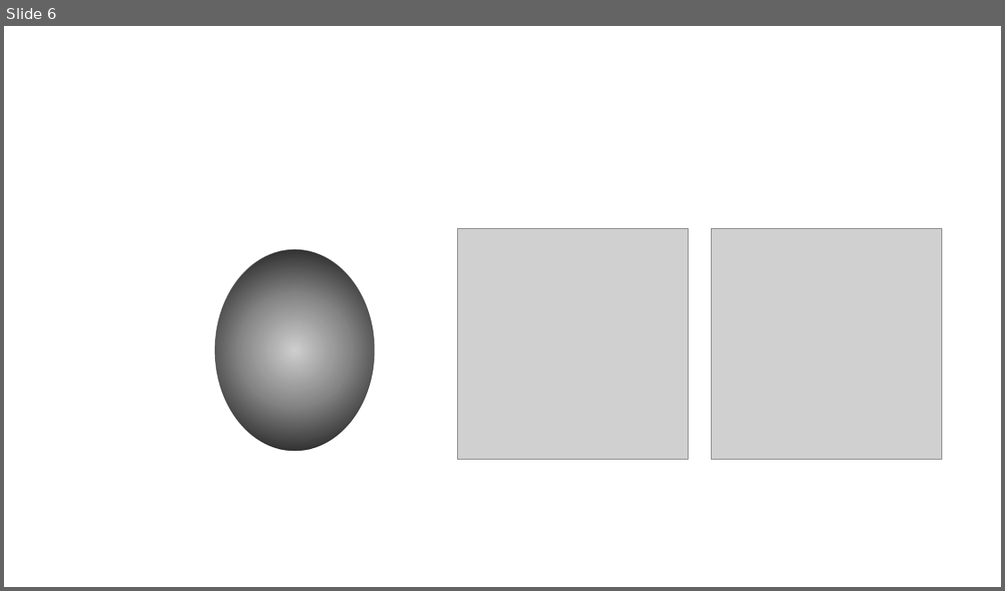
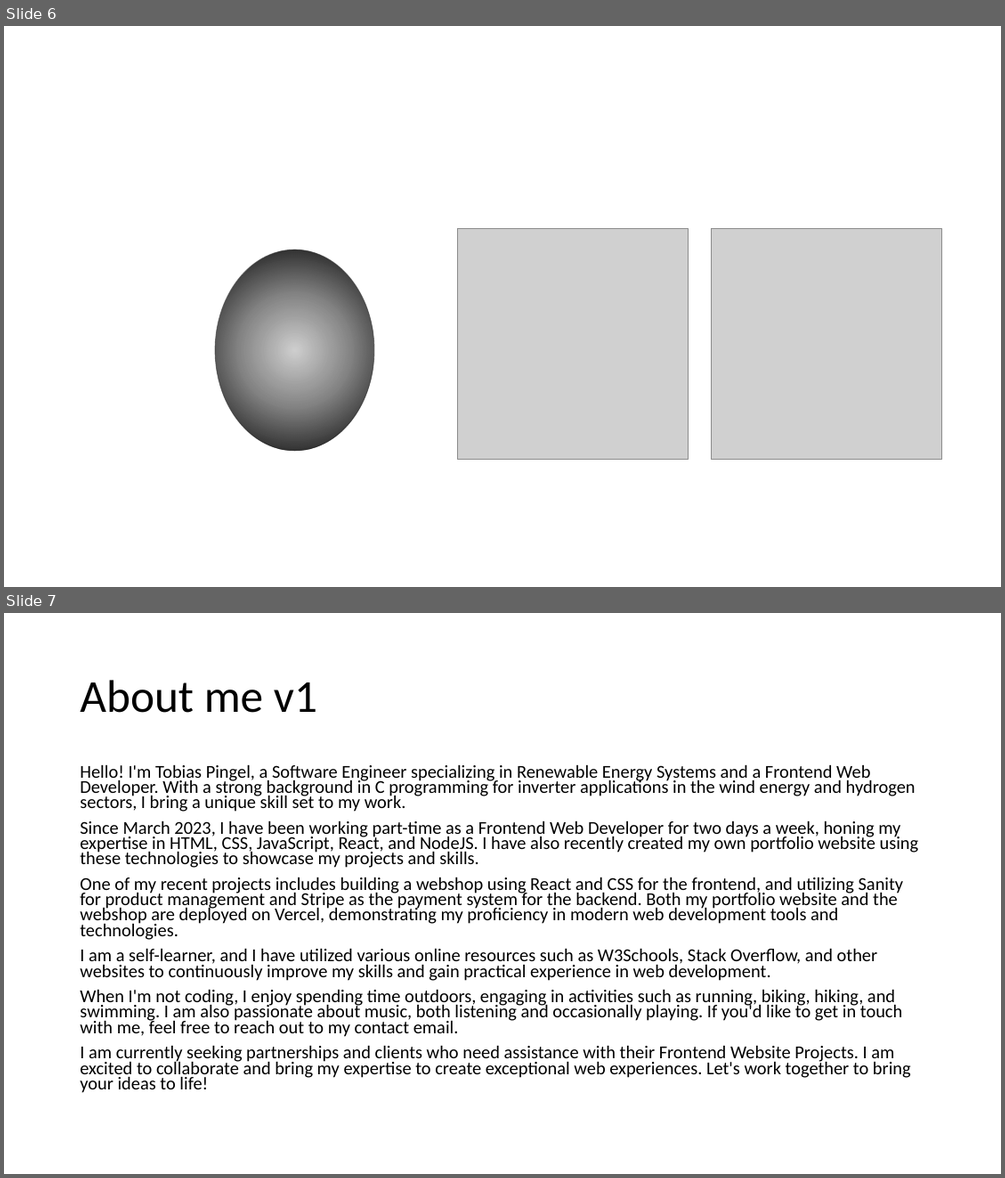
Before and after one commit to topengl/JsCssLanding, a slide deck: images/pictures.pptx. Shown one above the other, each under a label of ours: slide 6 before the commit, slides 6 and 7 after it. The pictures are 1005x591 and 1005x1178 pixels, drawn with LibreOffice and Linux fonts; fonts in the diff are those of the drawing; grey boxes stand for pictures. Boxes give left, top, right and bottom in pixels: in the first picture for what was removed or moved away, otherwise in the second. Text is boxed around its words. In the diff, an @@ line names an element or a change of style, - is before the commit and + after.

Commit message:
adding about me text, skills, experience, education links for the whole box, not just the clickable button add github and linkedin links add message while send change styling: - variables for colors - underlined links in about me section are now text decoration - not using hover to discover content anymore, because on touchscreens the user does not have control for hover -

```diff
--- a/images/pictures.pptx
+++ b/images/pictures.pptx
@@ slide 7 added at <box>4,613,1001,1174</box>, background #FFFFFF @@
@@ title added at <box>80,680,317,713</box>, 44 pt, text #000000 @@
+About me v1
@@ text added at <box>80,764,919,1093</box>, 17.5 pt, text #000000 @@
+Hello! I'm Tobias Pingel, a Software Engineer specializing in Renewable Energy Systems and a Frontend Web Developer. With a strong background in C programming for inverter applications in the wind energy and hydrogen sectors, I bring a unique skill set to my work.
+Since March 2023, I have been working part-time as a Frontend Web Developer for two days a week, honing my expertise in HTML, CSS, JavaScript, React, and NodeJS. I have also recently created my own portfolio website using these technologies to showcase my projects and skills.
+One of my recent projects includes building a webshop using React and CSS for the frontend, and utilizing Sanity for product management and Stripe as the payment system for the backend. Both my portfolio website and the webshop are deployed on Vercel, demonstrating my proficiency in modern web development tools and technologies.
+I am a self-learner, and I have utilized various online resources such as W3Schools, Stack Overflow, and other websites to continuously improve my skills and gain practical experience in web development.
+When I'm not coding, I enjoy spending time outdoors, engaging in activities such as running, biking, hiking, and swimming. I am also passionate about music, both listening and occasionally playing. If you'd like to get in touch with me, feel free to reach out to my contact email.
+I am currently seeking partnerships and clients who need assistance with their Frontend Website Projects. I am excited to collaborate and bring my expertise to create exceptional web experiences. Let's work together to bring your ideas to life!
```
Also in this commit, not shown: 2 other slides added, 2 other files.
